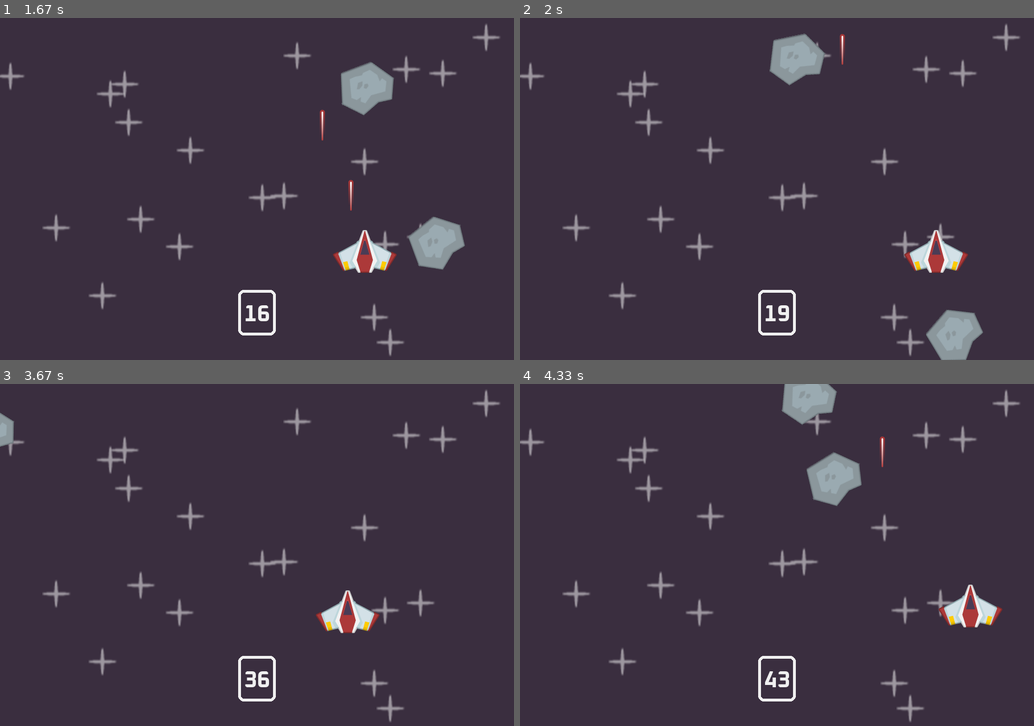
Above: before the commit, frames 1-4 (two rows, left to right).
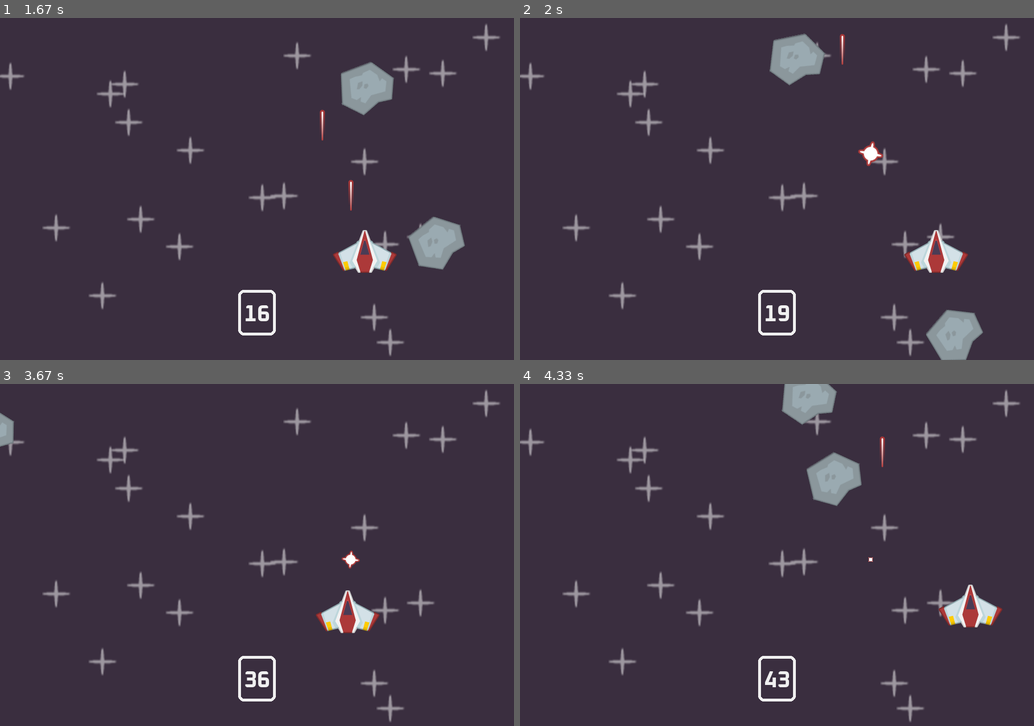
Above: after the commit, the same moments.

Repository: NoSpaceWhy/Space-invaders-pygame
Game: pygame game, started from main.py
Two runs of this game, one before a commit and one after it. Both use one fixed random seed, a clock stepped at 60 frames per second and the inputs below.
Inputs:
- Up to frame 1 (1.67 s): tap Space at 0.33, 0.73, 1.03, 1.23, 1.57 s; hold Right 0.67-1.13 s; hold Up 1.17-1.47 s; hold Right from 1.5 s (still down)
- Up to frame 2 (2 s): tap Space at 1.87 s; release Right at 1.97 s
- Up to frame 3 (3.67 s): hold Down 2.57-2.87 s; tap Space at 2.63, 2.97, 3.27, 3.4 s; hold Left 2.9-3.3 s; hold Up from 3.33 s (still down)
- Up to frame 4 (4.33 s): release Up at 3.7 s; hold Right from 3.73 s (still down); tap Space at 3.8, 4.1 s

Frame 1 is identical in both runs. In frame 2, 0.2% of the frame differs, in the area x 65-71%, y 36-44%; in frame 3, less than 0.1%; in frame 4, less than 0.1%.

Commit message:
game finish!!!!!!!!!!!!

Diff:
--- a/main.py
+++ b/main.py
@@ -1,5 +1,6 @@
 import pygame
 from random import randint, uniform
+from os.path import join
 
 class Player(pygame.sprite.Sprite):
     def __init__(self, groups):
@@ -36,6 +37,7 @@
             Laser(laser_surf, self.rect.midtop, (all_sprite, laser_sprites))
             self.can_shoot = False
             self.laser_shoot_time = pygame.time.get_ticks()
+            laser_sound.play()
 
         self.laser_timer()
 
@@ -80,6 +82,22 @@
         self.image = pygame.transform.rotozoom(self.og_surf, self.rotation, 1)
         self.rect = self.image.get_frect(center = self.rect.center)
 
+class AnimatedExplosion(pygame.sprite.Sprite):
+    def __init__(self, frames, pos, groups):
+        super().__init__(groups)
+        self.frames = frames
+        self.frames_index = 0
+        self.image = self.frames[self.frames_index]
+        self.rect = self.image.get_frect(center = pos)
+
+    def update(self, dt):
+        self.frames_index += 20 * dt
+        if self.frames_index < len(self.frames):
+            self.image = self.frames[int(self.frames_index) % len(self.frames)]
+
+        else:
+            self.kill()
+
 def collision():
     global running
     collison_sprites = pygame.sprite.spritecollide(player, meteor_sprites, True, pygame.sprite.collide_mask)
@@ -90,6 +108,8 @@
         collided_sprites = pygame.sprite.spritecollide(laser, meteor_sprites, True)
         if collided_sprites:
             laser.kill()
+            AnimatedExplosion(explosion_frames, laser.rect.midtop, all_sprite)
+            explosion_sound.play()
 
 def display_score():
     current_time = pygame.time.get_ticks() // 100
@@ -115,6 +135,16 @@
 laser_surf = pygame.image.load('images/laser.png').convert_alpha()
 meteor_surf = pygame.image.load('images/meteor.png').convert_alpha()
 font = pygame.font.Font("images/Oxanium-Bold.ttf", 40)
+explosion_frames = [ pygame.image.load(join('images', 'explosion', f"{i}.png")).convert_alpha() for i in range(21)]
+
+laser_sound = pygame.mixer.Sound(join("audio", 'laser.wav'))
+laser_sound.set_volume(0.5)
+explosion_sound = pygame.mixer.Sound(join("audio", 'explosion.wav'))
+damage_sound = pygame.mixer.Sound(join("audio", 'damage.ogg'))
+
+game_music = pygame.mixer.Sound(join("audio", 'game_music.wav'))
+game_music.set_volume(0.4)
+game_music.play(loops = -1)
 
 all_sprite = pygame.sprite.Group()
 meteor_sprites = pygame.sprite.Group()
